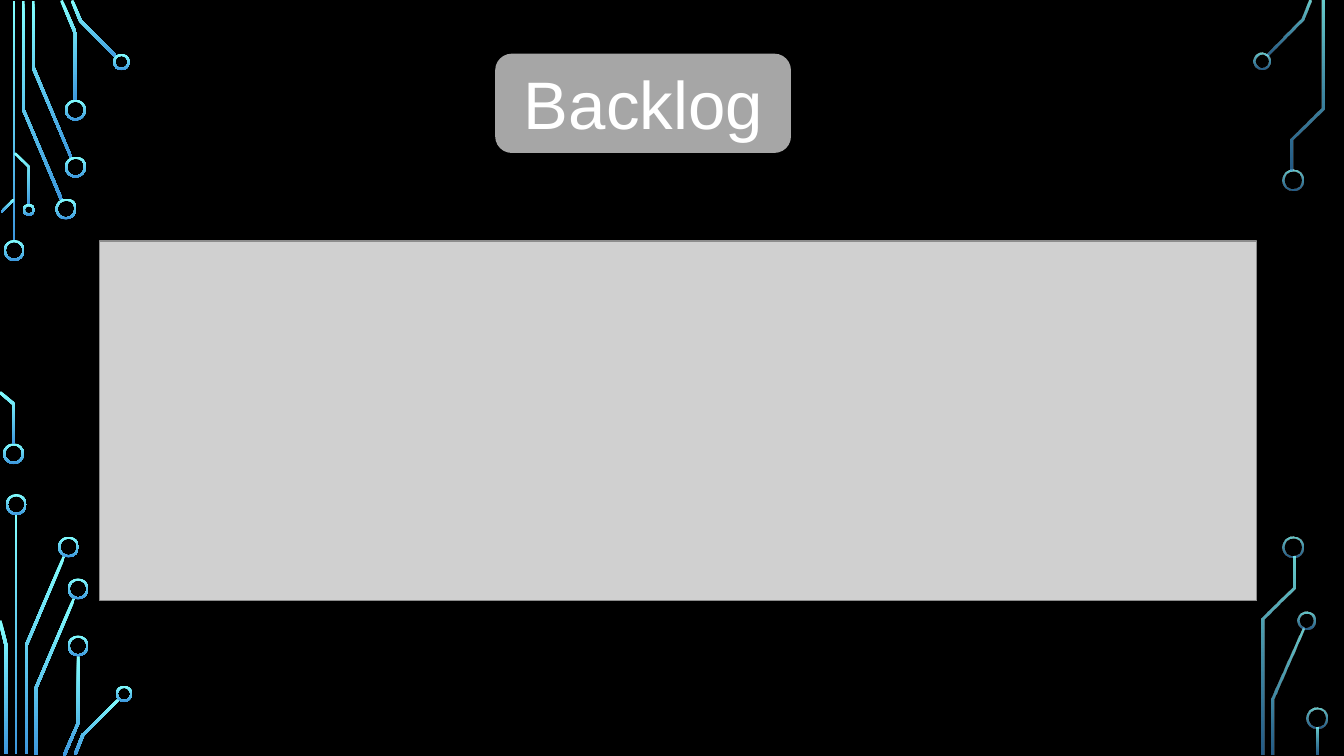
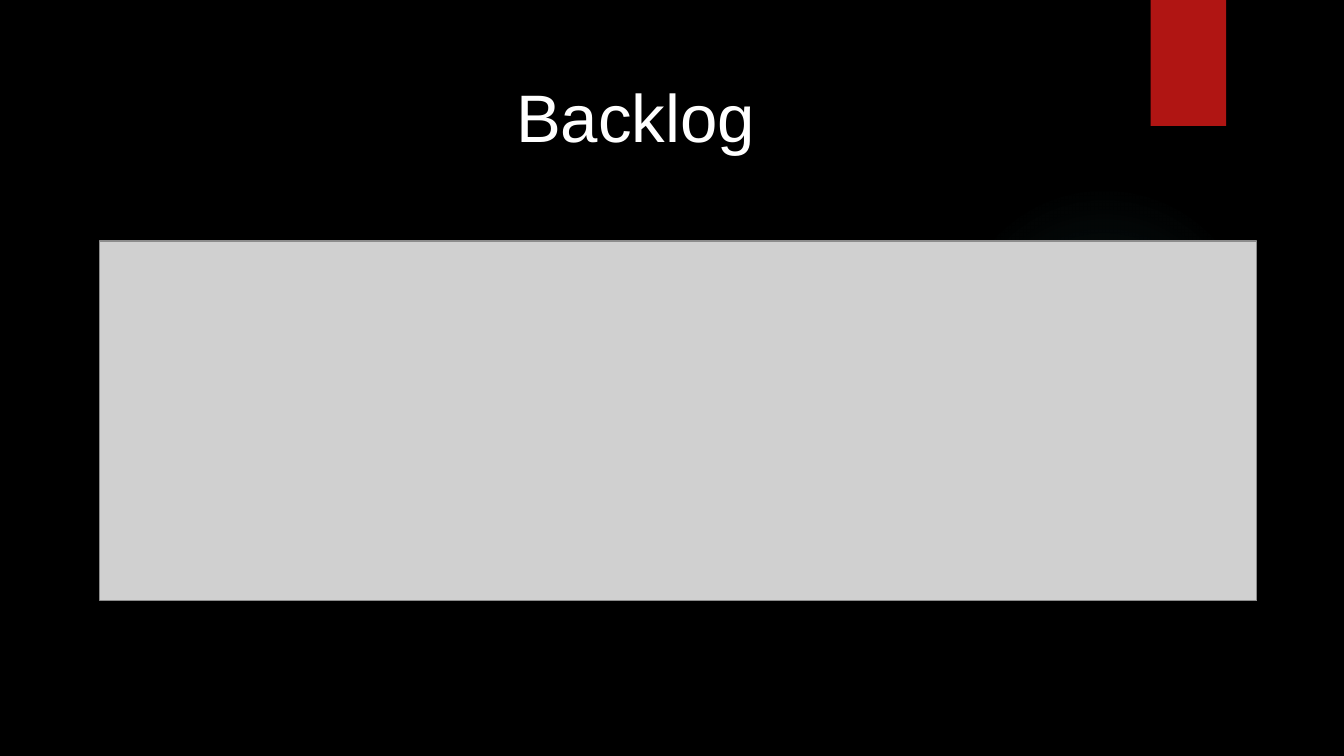
Before and after one commit to vitor-scudeler-lopes23/Estagio, a slide deck: slide 7 of _Projeto-Estagio_/Projeto/documentacao/Documentos/Projeto.pptx (slide 8 before the commit). Drawn at 1344x756 pixels with LibreOffice and Linux fonts; fonts in the diff are those of the drawing; grey boxes stand for pictures; background and template pictures are left out. Boxes give left, top, right and bottom in pixels: in the first picture for what was removed or moved away, otherwise in the second. Text is boxed around its words. In the diff, an @@ line names an element or a change of style, - is before the commit and + after.

```diff
--- a/_Projeto-Estagio_/Projeto/documentacao/Documentos/Projeto.pptx
+++ b/_Projeto-Estagio_/Projeto/documentacao/Documentos/Projeto.pptx
@@ rectangle added at [1150, 0, 1226, 126], fill #B01513 @@
@@ rounded rectangle removed at [495, 53, 790, 152] @@
@@ text "Backlog": place and size @@
-text "Backlog" at [524, 80, 763, 142]
+text "Backlog" at [516, 93, 755, 155]
@@ group removed at [0, 0, 1328, 756]: 33 freeform shapes, 3 rectangles @@
```
Also in this commit, not shown: 4 other slides changed, 7 slides added, 4 slides removed, 10 other files.
